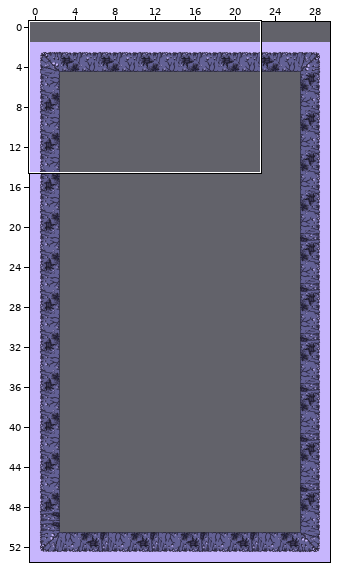
Tiled map, stored at Obligatorio2/ObligatorioProduccion/Assets/SuperTiled2Unity/Walls.tmx. The picture above shows the old version from afar; the outline marks the close-up.
Close-up. Before the edit:
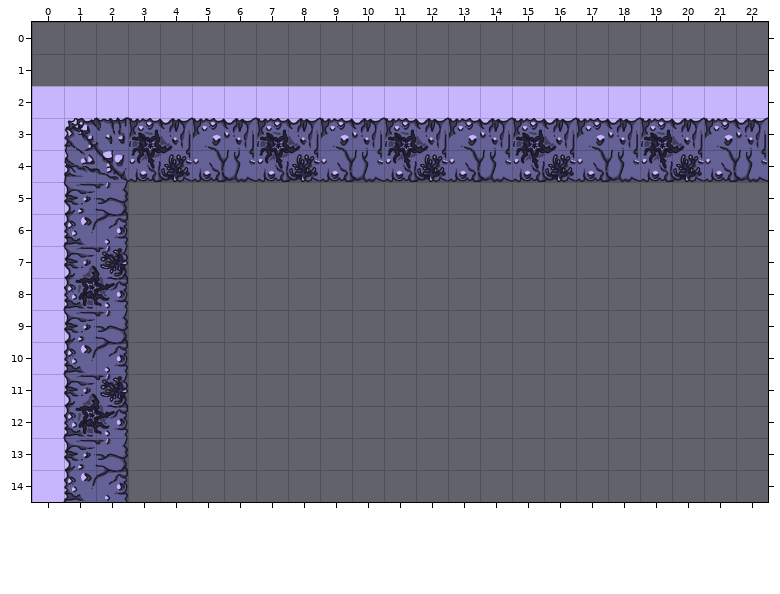
Cells are 80x80 px. Shown: x 0..22, y 0..14.
Now the later version:
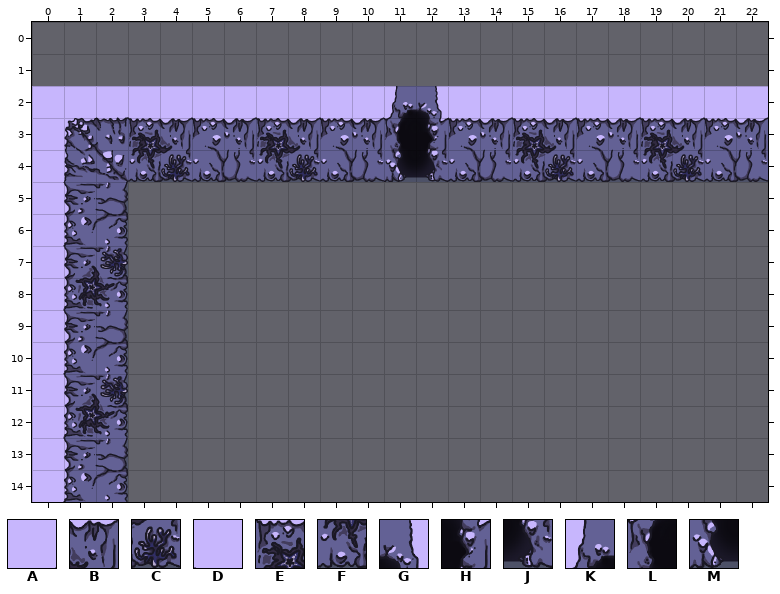
Key: from "Map1_tilesheet": A 18 turned 90, B 19 turned 90, C 20 turned 90, D 25 turned 90, E 26 turned 90, F 27 turned 90; from "ParedPuerta": G 0 turned 90, H 1 turned 90, J 2 turned 90, K 3 turned 90, L 4 turned 90, M 5 turned 90.
_ is an empty cell.
From old to new:
Layer "visible":
Tile G replaces tile A in row 2 at x 12.
Tile H replaces tile B in row 3 at x 12.
Tile J replaces tile C in row 4 at x 12.
Tile K replaces tile D in row 2 at x 11.
Tile L replaces tile E in row 3 at x 11.
Tile M replaces tile F in row 4 at x 11.
